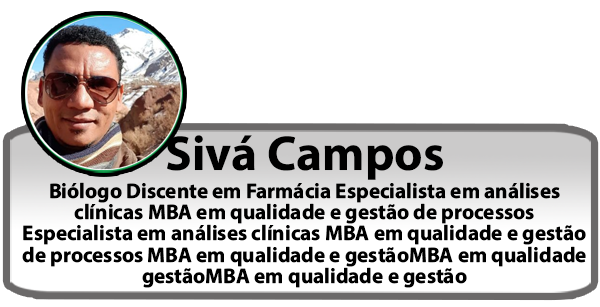
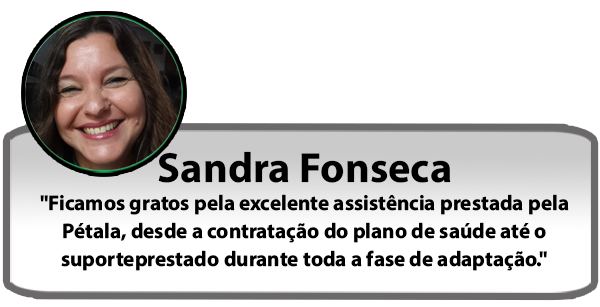
Layers edited between the first and the second 600px x 307px image:
added layer "Layer 4" above "Layer 3" over <box>25,16,182,170</box>
added layer "Layer 3" above "Layer 2" over <box>25,16,182,170</box>
renamed "Sivá Campos Biólogo Discente em Farmácia Especialista em análi" to "Sandra Fonseca 'Ficamos gratos pela excelente assistência prest", painted on it over <box>22,135,586,288</box>
